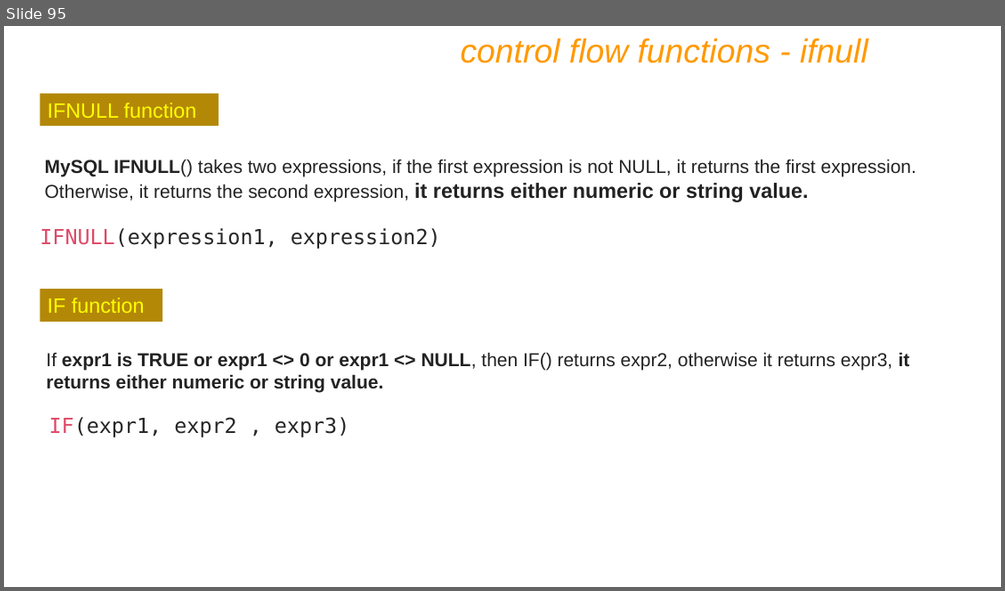
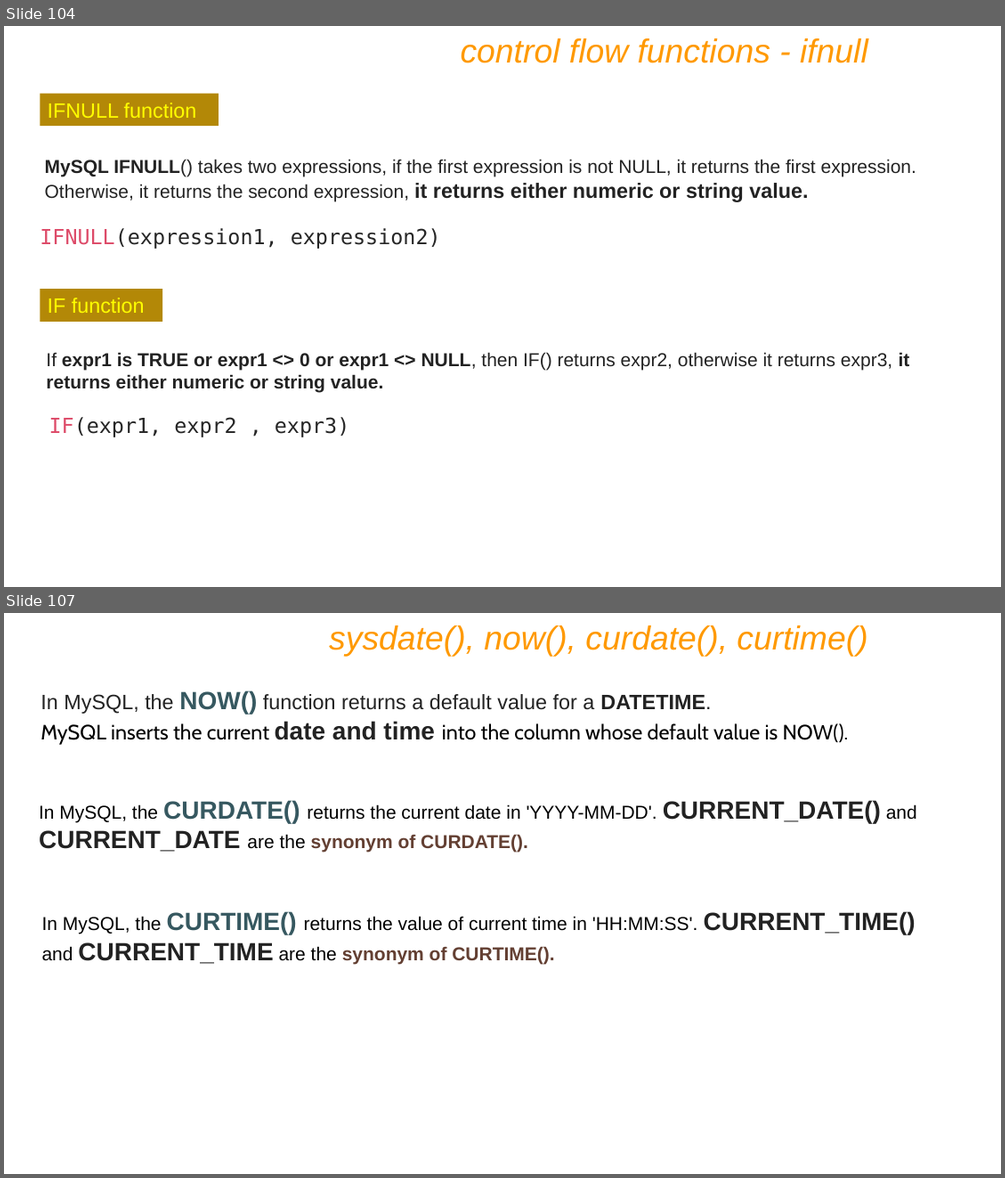
Before and after one commit to ABHAYB642/PG-DAC-All-Subjects, a slide deck: Database/IET MySQL PPT Ver9.pptx. Shown one above the other, each under a label of ours: slide 95 before the commit, slides 104 and 107 after it; the slides between them are not shown. The pictures are 1005x591 and 1005x1178 pixels, drawn with LibreOffice and Linux fonts; fonts in the diff are those of the drawing. Boxes give left, top, right and bottom in pixels: in the first picture for what was removed or moved away, otherwise in the second. Text is boxed around its words. In the diff, an @@ line names an element or a change of style, - is before the commit and + after.

```diff
--- a/Database/IET MySQL PPT Ver9.pptx
+++ b/Database/IET MySQL PPT Ver9.pptx
@@ slide 107 added at bbox=[4, 613, 1001, 1174], background #FFFFFF @@
@@ text added at bbox=[329, 625, 867, 657], 32 pt, text #FF9900, italic @@
+sysdate(), now(), curdate(), curtime()
@@ text added at bbox=[40, 690, 849, 745], 20 pt, text #222222 @@
+In MySQL, the NOW() function returns a default value for a DATETIME.
+MySQL inserts the current date and time into the column whose default value is NOW().
@@ text added at bbox=[39, 800, 917, 852], 18 pt, text #000000 @@
+In MySQL, the CURDATE() returns the current date in 'YYYY-MM-DD'. CURRENT_DATE() and CURRENT_DATE are the synonym of CURDATE().
@@ text added at bbox=[42, 911, 915, 964], 18 pt, text #000000 @@
+In MySQL, the CURTIME() returns the value of current time in 'HH:MM:SS'. CURRENT_TIME() and CURRENT_TIME are the synonym of CURTIME().
@@ what was slide 95 is now slide 104 @@
```
Also in this commit, not shown: 4 slides changed, 83 other slides added.
